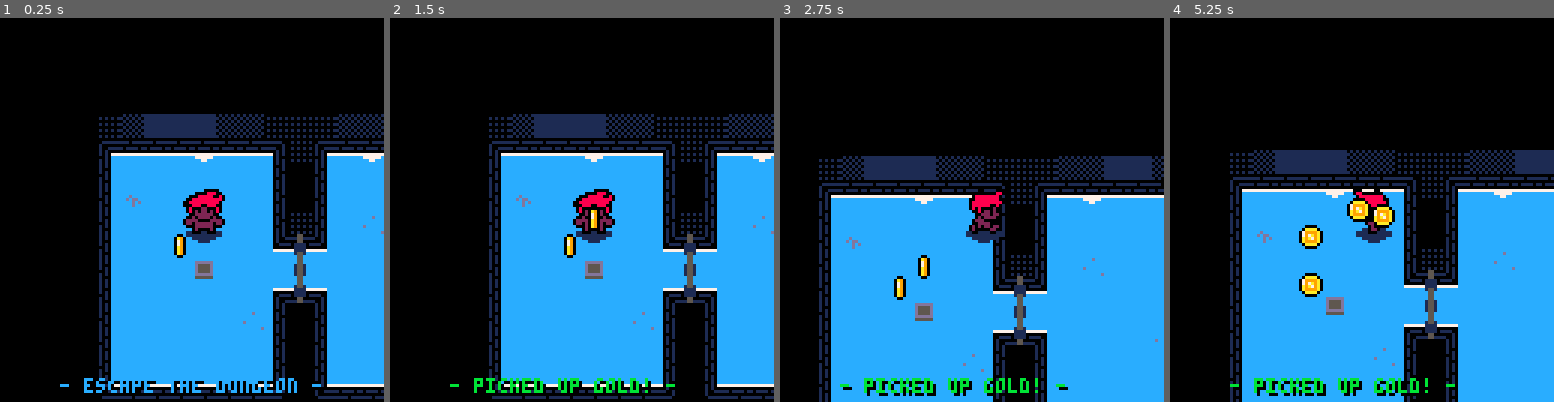
Above: before the commit, frames 1-4 (left to right).
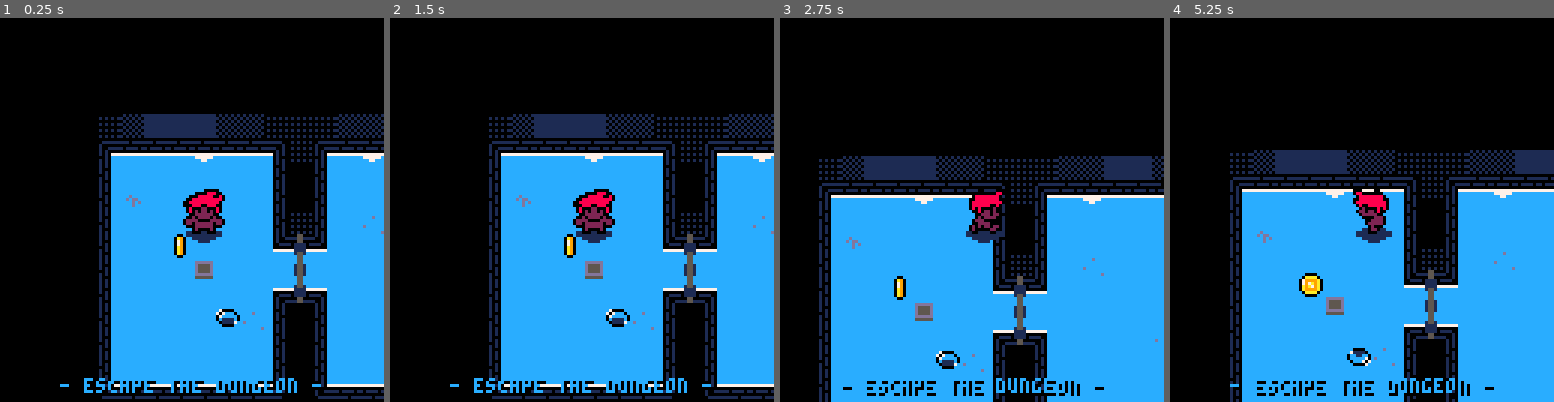
Above: after the commit, the same moments.

Repository: Kiyotoko/gamejam
Game: PICO-8 cartridge game.p8
Same seed, same stepped clock (60 frames per second), same inputs: the game is played once before the commit and once after it.
Inputs:
- Up to frame 1 (0.25 s): no input
- Up to frame 2 (1.5 s): tap X (X key) at 0.33, 1.07 s; tap O (Z key) at 0.7 s
- Up to frame 3 (2.75 s): hold Right 1.6-2.1 s; tap O (Z key) at 1.7, 2.1, 2.5 s; tap X (X key) at 1.85 s; hold Up 2.15-2.42 s; hold Right from 2.47 s (still down)
- Up to frame 4 (5.25 s): tap O (Z key) every 0.4 s from 2.9 to 4.9 s; tap X (X key) at 2.97, 4.08, 5.2 s; release Right at 3.03 s; hold Left 3.08-3.58 s; hold Down 3.63-3.97 s; hold Right 4.02-4.68 s; hold Up 4.73-5.03 s; hold Left from 5.08 s (still down)

The runs differ from the first frame. In frame 1, 0.2% of the frame differs, in the area x 56-63%, y 75-81%; in frame 2, 1.6%; in frame 3, 1.7%; in frame 4, 2.4%, in the area x 15-85%, y 46-99%.

Commit message:
Check item distance

Diff:
--- a/handlers.lua
+++ b/handlers.lua
@@ -16,7 +16,7 @@
 	if btn(5) then
 		local gx = flr((player.x + ancor.x) / 8)
 		local gy = flr((player.y + ancor.y) / 8)
-		if not item_in_pos(gx, gy) then place_gold(gx, gy) end
+		if not item_in_pos(gx, gy) then player_place_item(gx, gy) end
 	end
 
 	-- save dx,dy for next frame (for deceleration)
--- a/items.lua
+++ b/items.lua
@@ -12,34 +12,39 @@
 -- a chest.
 action_range = 24
 
-gold_num=10
+item_range = 32
+
 -- ITEM ANIM STARTING TILE NUMBERS (for use in place_*() function)
--- gold = 10
--- emerald = 11
--- ruby = 12
--- sapphire = 13
+gold = 10
+emerald = 11
+ruby = 12
+sapphire = 13
 -- sigma (?) = 14
 -- metal pipe = 15
 -- copper coil = 42
 
--- places a gold nugget at the defined (x,y) position
-function place_gold(x, y)
-    if player.gold > 0 and player.drop_timeout == 0 then
-        player.gold = player.gold - 1
-        local gold = {sprite=gold_num + (1-(t_rel+1) % 2)*16 , x=x, y=y}
-        add(pickups, gold)
-        player.drop_timeout=10
+function player_place_item(x, y)
+    local item = player.items[1]
+    if item ~= nil then
+        place_item(flr(x), flr(y), item)
+        deli(player.items, 1)
     end
 end
 
-function pickup_gold()
+-- places a gold nugget at the defined (x,y) position
+function place_item(x, y, item)
+    local created = {sprite=item + (1-(t_rel+1) % 2)*16 , x=x, y=y}
+    add(pickups, created)
+end
+
+function pickup_item()
     local pos = 1
     for _, pickup in pairs(pickups) do
         local dx = pickup.x * 8 - (player.x+ancor.x)
         local dy = pickup.y * 8 - (player.y+ancor.y)
         if (dx * dx + dy * dy < action_range) then
-            fine("picked up gold!")
-            player.gold = player.gold + 1
+            fine("picked up item!")
+            add(player.items, pickup.sprite)
             deli(pickups, pos)
             break
         end
@@ -74,13 +79,15 @@
     end
 
     -- else pickup item
-    pickup_gold()
+    pickup_item()
 end
 
 -- test if an item is already at that position
 function item_in_pos(x, y)
     for _, item in pairs(pickups) do
-        if item.x == x and item.y == y then return true end
+        local dx = item.x - x
+        local dy = item.y - y
+        if dx*dx+dy*dy < item_range then return true end
     end
     return false
 end
--- a/main.lua
+++ b/main.lua
@@ -20,9 +20,7 @@
 		dx = 0,
 		dy = 0
 	},
-	lock=0, -- prevent dropping multiple items at once
-  drop_timeout = 0, -- time till next possible drop
-	gold=0
+	items={}
 }
 
 palt(0, false) --make black visible
@@ -36,18 +34,16 @@
 flag_free = 0
 
 function _init()
-	player.gold = 300
-	place_gold(3, 5)
-	-- place_gold(04, 4)
+	place_item(3, 5, gold)
+	place_item(5, 8, sapphire)
 
 	info("escape the dungeon")
 end
 
 function _update()
 	handle_input()
-  t = t + 1
-  t_rel = flr(t/10) -- only important for item animations, because im lazy
-  if player.drop_timeout > 0 then player.drop_timeout = player.drop_timeout - 1 end
+	t = t + 1
+	t_rel = flr(t/10) -- only important for item animations, because im lazy
 end
 
 function _draw()
